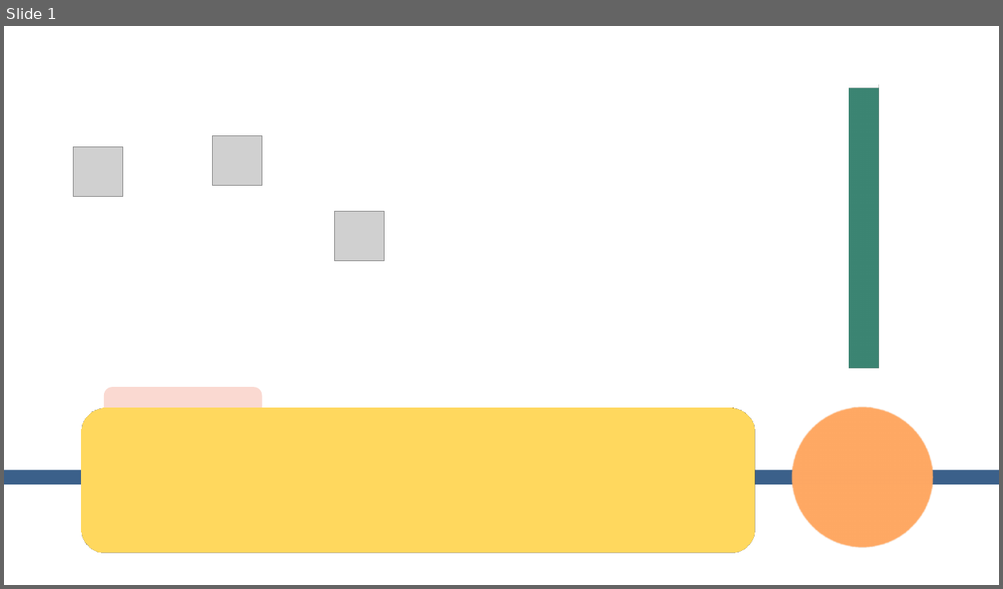
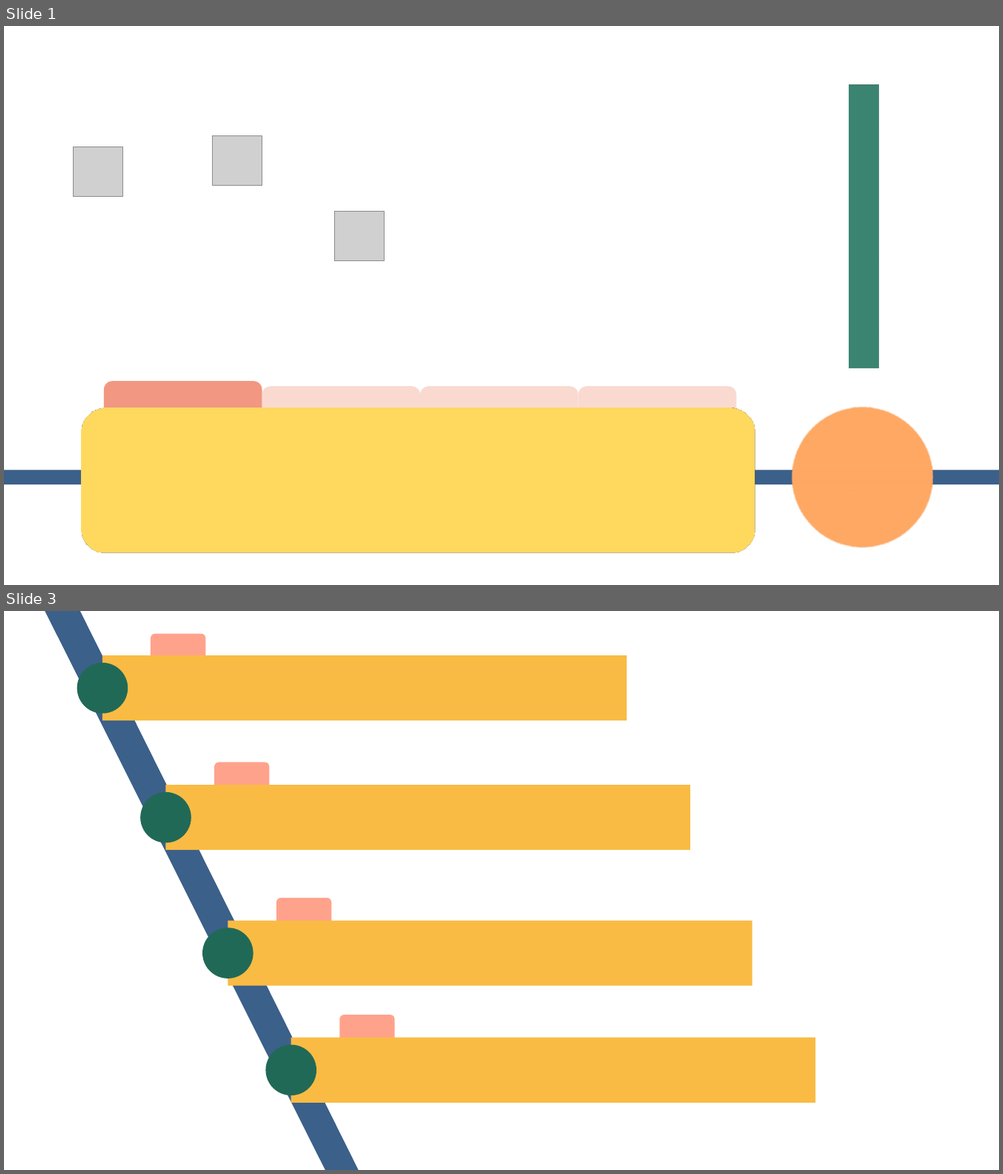
Before and after one commit to zipdang04/SimpO_HTTT, a slide deck: Olympia.pptm. Shown one above the other, each under a label of ours: slide 1 before the commit, slides 1 and 3 after it; the slides between them are not shown. The pictures are 1003x589 and 1003x1174 pixels, drawn with LibreOffice and Linux fonts; fonts in the diff are those of the drawing; grey boxes stand for pictures. Boxes give left, top, right and bottom in pixels: in the first picture for what was removed or moved away, otherwise in the second. Text is boxed around its words. In the diff, an @@ line names an element or a change of style, - is before the commit and + after.

```diff
--- a/Olympia.pptm
+++ b/Olympia.pptm
@@ slide 3 added at bbox=[4, 611, 999, 1170], background #FFFFFF @@
@@ freeform shape added at bbox=[45, 611, 360, 1170], fill #3B608A @@
@@ rounded rectangle added at bbox=[151, 633, 205, 661], fill #FFA28C @@
@@ ellipse added at bbox=[77, 663, 128, 713], fill #216957 @@
@@ rectangle added at bbox=[102, 655, 627, 721], fill #F9BB43 @@
@@ rounded rectangle added at bbox=[214, 763, 270, 790], fill #FFA28C @@
@@ rectangle added at bbox=[166, 785, 691, 850], fill #F9BB43 @@
@@ ellipse added at bbox=[141, 792, 191, 843], fill #216957 @@
@@ rounded rectangle added at bbox=[276, 898, 332, 925], fill #FFA28C @@
@@ rectangle added at bbox=[227, 920, 752, 985], fill #F9BB43 @@
@@ ellipse added at bbox=[202, 928, 253, 979], fill #216957 @@
@@ rounded rectangle added at bbox=[340, 1015, 395, 1043], fill #FFA28C @@
@@ ellipse added at bbox=[266, 1045, 316, 1096], fill #216957 @@
@@ rectangle added at bbox=[291, 1038, 816, 1102], fill #F9BB43 @@
@@ slide 1 changed as well @@
@@ rectangle: place and size @@
-rectangle at bbox=[848, 85, 879, 88]
+rectangle at bbox=[848, 85, 879, 85]
@@ rounded rectangle: place and size @@
-rounded rectangle at bbox=[104, 387, 262, 438]
+rounded rectangle at bbox=[104, 381, 262, 432]
@@ rounded rectangle at bbox=[104, 381, 262, 432]: fill #FAD9D1 to #F19782 @@
@@ rounded rectangle added at bbox=[262, 386, 421, 437], fill #FAD9D1 @@
@@ rounded rectangle added at bbox=[421, 386, 578, 437], fill #FAD9D1 @@
@@ rounded rectangle added at bbox=[578, 386, 737, 437], fill #FAD9D1 @@
```
Also in this commit, not shown: 2 other slides added, 2 slides removed, 8 other files.
